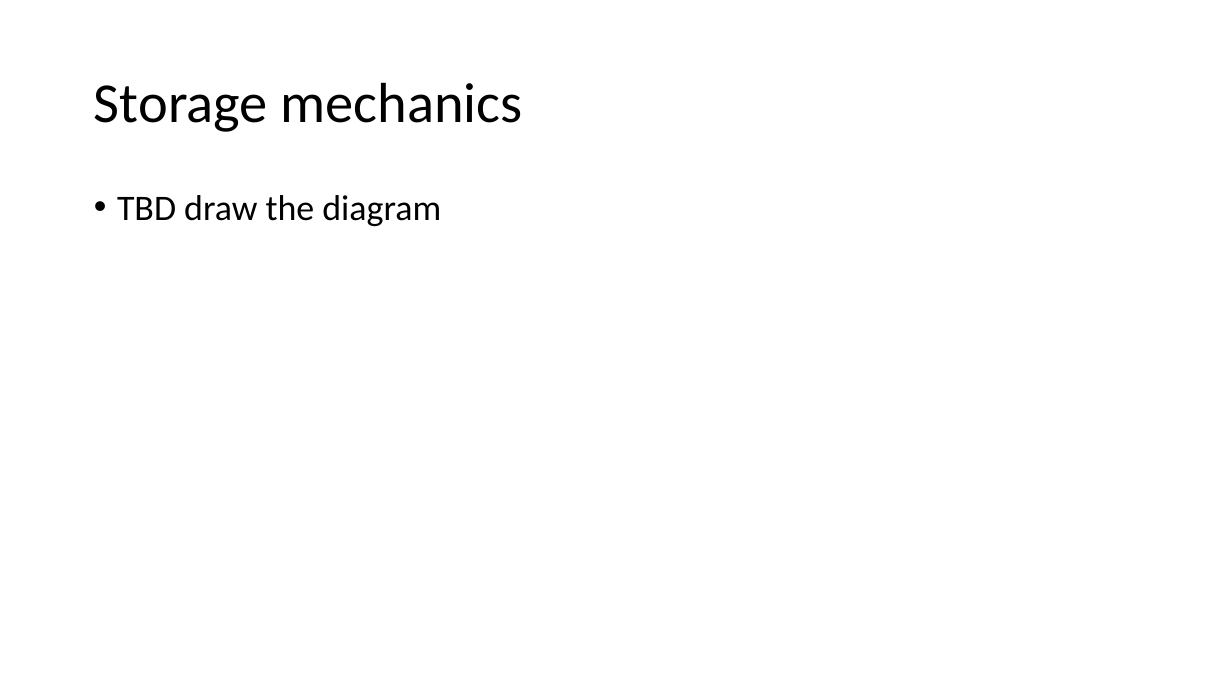
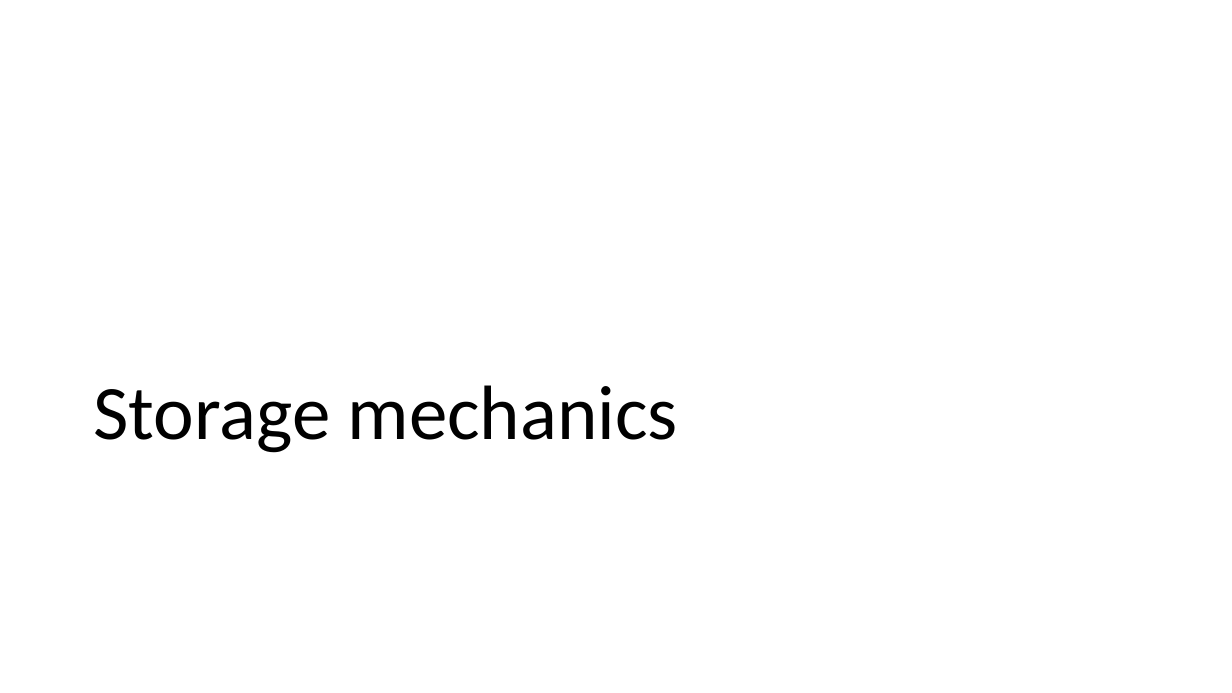
Before and after one commit to Particular/SagaMasterClass, a slide deck: slide 32 of SagaMasterClass.pptx. Drawn at 1232x693 pixels with LibreOffice and Linux fonts; fonts in the diff are those of the drawing. Boxes give left, top, right and bottom in pixels: in the first picture for what was removed or moved away, otherwise in the second. Text is boxed around its words. In the diff, an @@ line names an element or a change of style, - is before the commit and + after.

```diff
--- a/SagaMasterClass.pptx
+++ b/SagaMasterClass.pptx
@@ title "Storage mechanics": place and size @@
-title "Storage mechanics" at (94, 82, 523, 132)
+title "Storage mechanics" at (93, 385, 678, 453)
@@ title "Storage mechanics" at (93, 385, 678, 453): size 44 to 60 pt; vertical alignment middle to bottom @@
@@ text removed at (117, 195, 441, 226) @@
-• TBD draw the diagram
```
Also in this commit, not shown: 9 other slides changed, 3 slides added.
